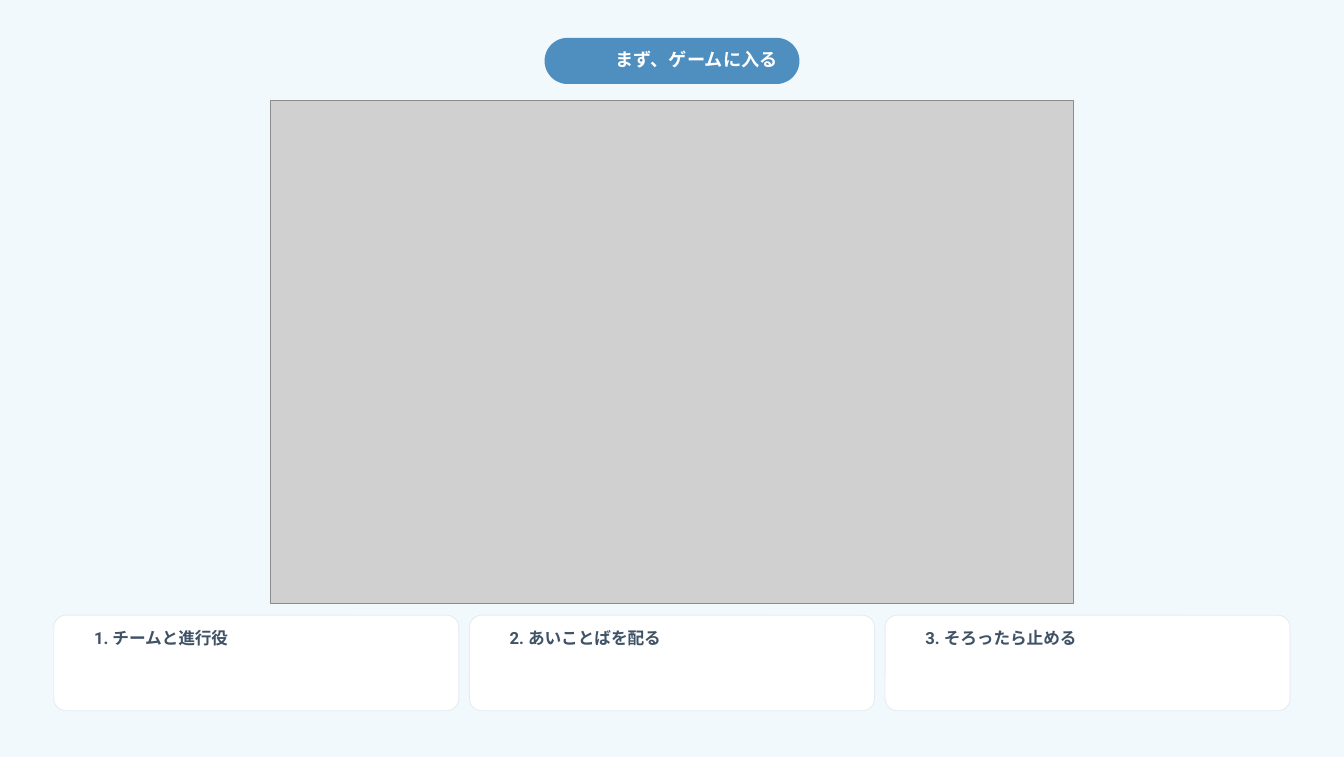
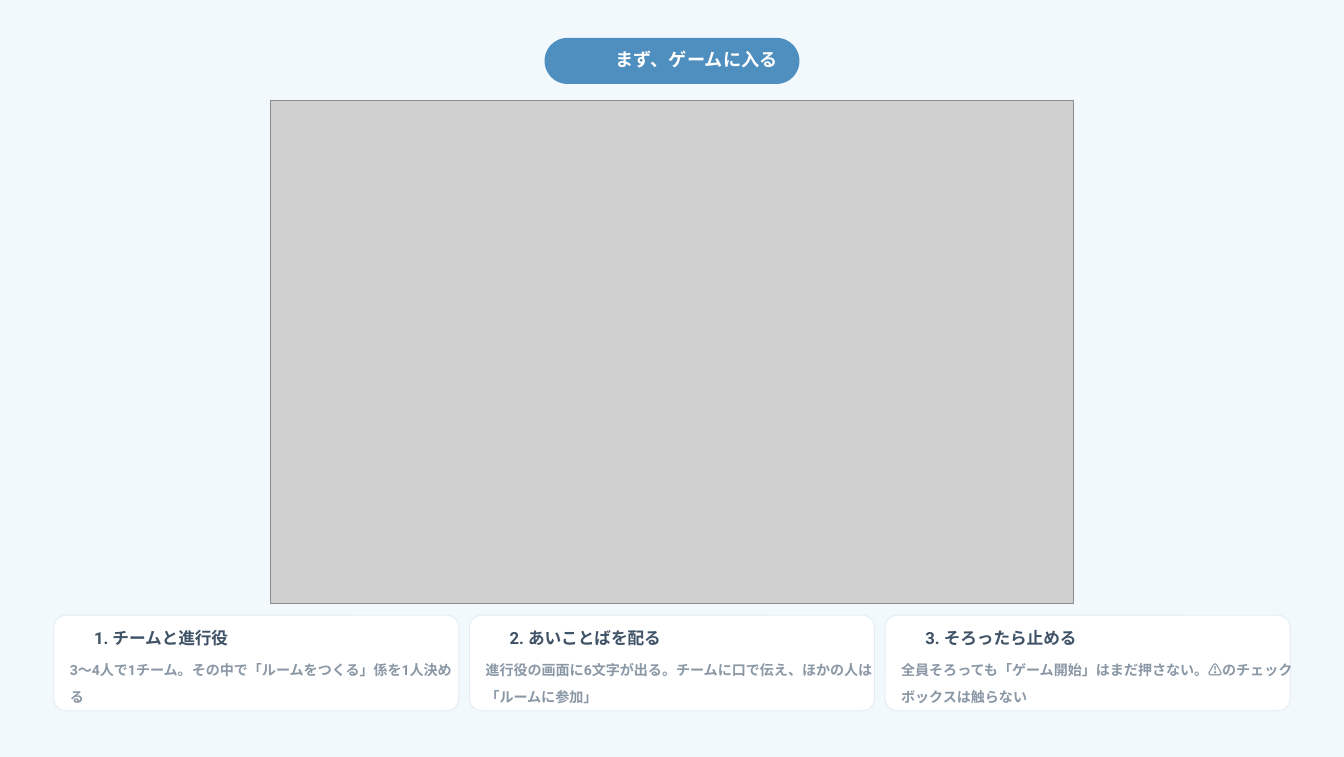
Before and after one commit to arico1101/door-world-short-online, a slide deck: slide 7 of slides.pptx. Drawn at 1344x757 pixels with LibreOffice and Linux fonts; fonts in the diff are those of the drawing; grey boxes stand for pictures; background and template pictures are left out. Boxes give left, top, right and bottom in pixels: in the first picture for what was removed or moved away, otherwise in the second. Text is boxed around its words. In the diff, an @@ line names an element or a change of style, - is before the commit and + after.

```diff
--- a/slides.pptx
+++ b/slides.pptx
@@ text added at [70,663,452,676], 11.2 pt, text #8A97A5, bold @@
+3〜4人で1チーム。その中で「ルームをつくる」係を1人決める
@@ text added at [485,663,872,703], 11.2 pt, text #8A97A5, bold @@
+進行役の画面に6文字が出る。チームに口で伝え、ほかの人は「ルームに参加」
@@ text added at [901,663,1292,703], 11.2 pt, text #8A97A5, bold @@
+全員そろっても「ゲーム開始」はまだ押さない。⚠️のチェックボックスは触らない
```
Also in this commit, not shown: 3 other slides changed.
